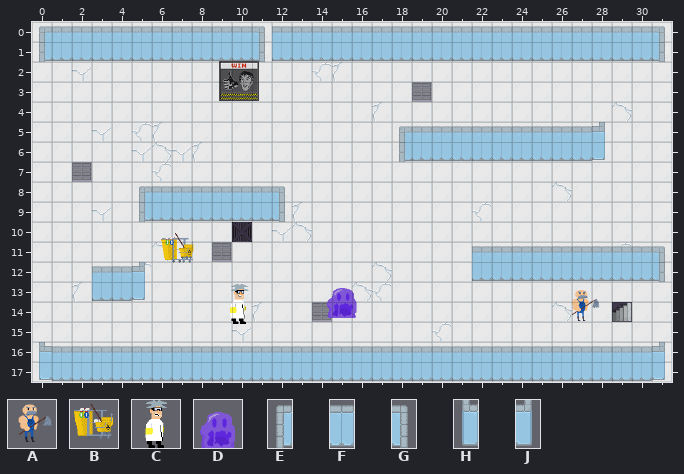
Tiled map: Janiterror/core/assets/level-editor2.tmx. The picture above was drawn from the file before the commit.
Cells are 32x32 px. Shown: x 0..31, y 0..17.
Key: from "joe": A 0; from "mop-cart": B 0; from "scientist": C 0; from "slime": D 0; from "wallsh": E 0, F 1, G 2, H 3, J 5.
_ is an empty cell.
Objects are placed by their top-left corner, in cells (3,4 is the top-left corner of cell 3,4); size is 1x1 cell unless given.
Layers that did not change in this view are not listed.
Layer "horizontal walls" before, first column x 0:
 0 ________________________________
 1 EFFFFFFFFFFGFFFFFFFFFFFFFFFFFFFG
 2 ________________________________
 3 ________________________________
 4 ________________________________
 5 ________________________________
 6 __________________EFFFFFFFFFJ___
 7 ________________________________
 8 ________________________________
 9 _____EFFFFFFG___________________
10 ________________________________
11 ________________________________
12 ______________________FFFFFFFFFG
13 ___FFJ__________________________
14 ________________________________
15 ________________________________
16 ________________________________
17 HFFFFFFFFFFFFFFFFFFFFFFFFFFFFFFJ
Objects on layer "mop cart" before:
B "mop cart" at 6.3,10.4 size 2x2
Objects on layer "characters" before:
D "slime" at 14.5,12.8 size 2x2
C "scientist" at 9.3,13.1 size 2x2
A "joe" at 26.5,13.2 size 2x2
After the commit:
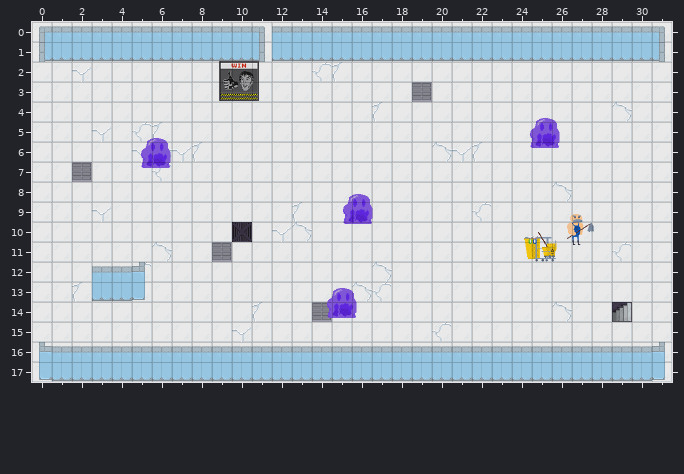
From old to new:
Layer "mop cart":
Object B "mop cart" at 6.3,10.4 size 2x2 becomes B "mop cart" at 24.5,10.3 size 2x2.
Layer "characters":
Object A "joe" at 26.5,13.2 size 2x2 becomes A "joe" at 26.3,9.4 size 2x2.
A new object: D "slime" at 24.7,4.3 size 2x2.
A new object: D "slime" at 5.2,5.3 size 2x2.
A new object: D "slime" at 15.3,8.1 size 2x2.
Object C "scientist" at 9.3,13.1 size 2x2 is removed.
Layer "horizontal walls":
Tile E is gone in row 6 at x 18; in row 9 at x 5.
Tile F is gone in row 6 at x 19 to 27; in row 9 at x 6 to 11; in row 12 at x 22 to 30.
Tile G is gone in row 9 at x 12; in row 12 at x 31.
Tile J is gone in row 6 at x 28.
